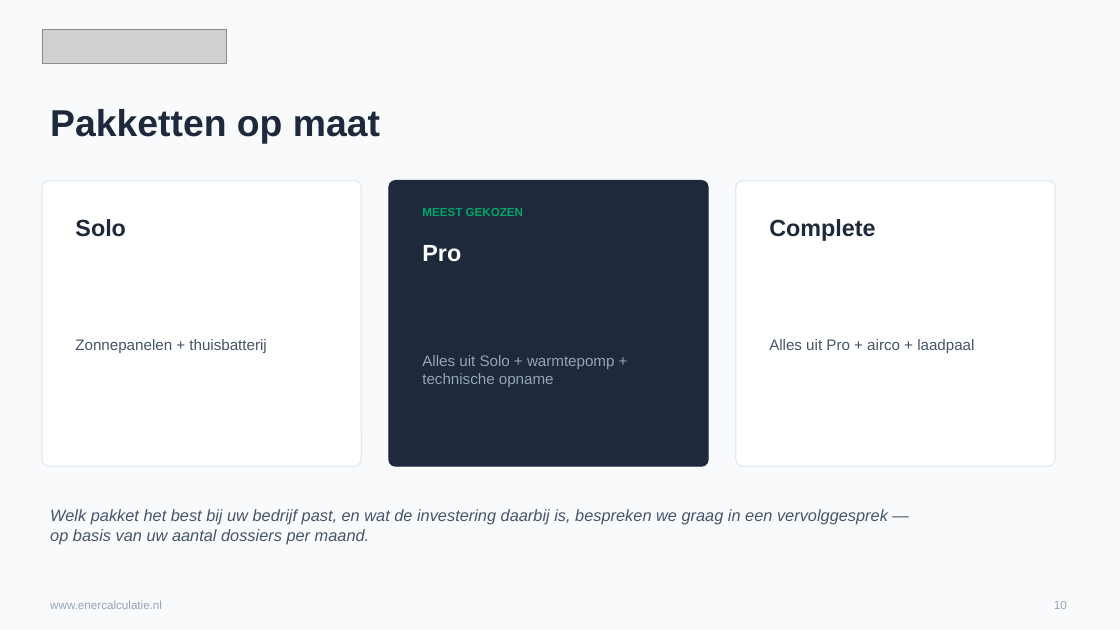
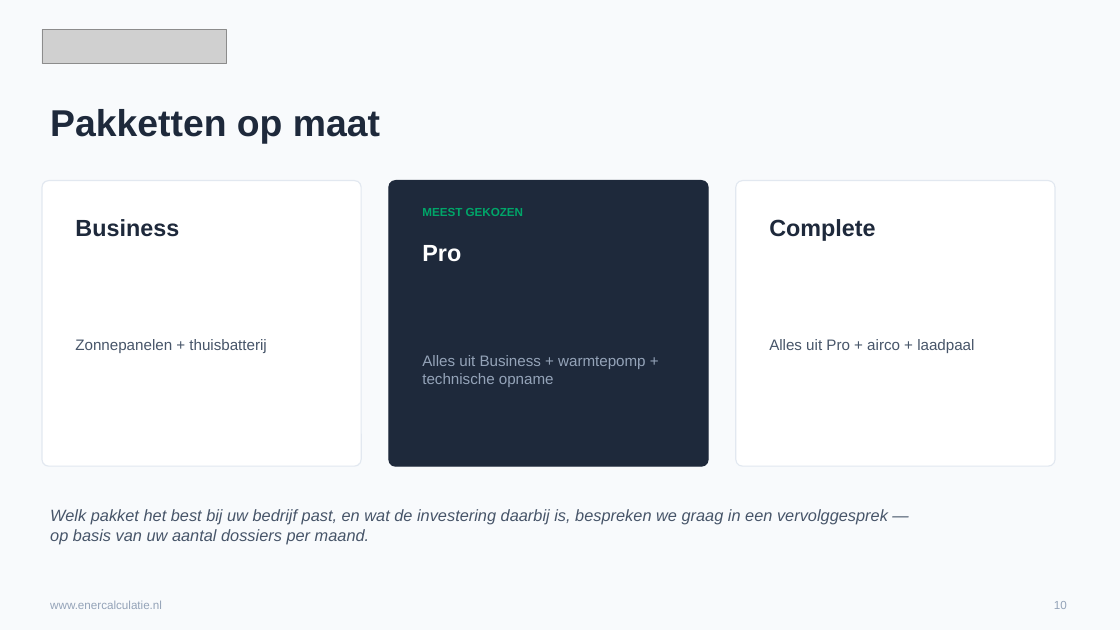
Before and after one commit to EnerCalculatie/website, a slide deck: slide 10 of sales-materials/EnerCalculatie-klantpresentatie-zonder-prijs.pptx. Drawn at 1120x630 pixels with LibreOffice and Linux fonts; fonts in the diff are those of the drawing; grey boxes stand for pictures. Boxes give left, top, right and bottom in pixels: in the first picture for what was removed or moved away, otherwise in the second. Text is boxed around its words. In the diff, an @@ line names an element or a change of style, - is before the commit and + after.

```diff
--- a/sales-materials/EnerCalculatie-klantpresentatie-zonder-prijs.pptx
+++ b/sales-materials/EnerCalculatie-klantpresentatie-zonder-prijs.pptx
@@ text at (75, 219, 179, 237): text changed @@
-Solo
+Business
@@ text at (422, 355, 645, 387): text changed @@
-Alles uit Solo + warmtepomp + technische opname
+Alles uit Business + warmtepomp + technische opname
```
Also in this commit, not shown: 7 other files.
